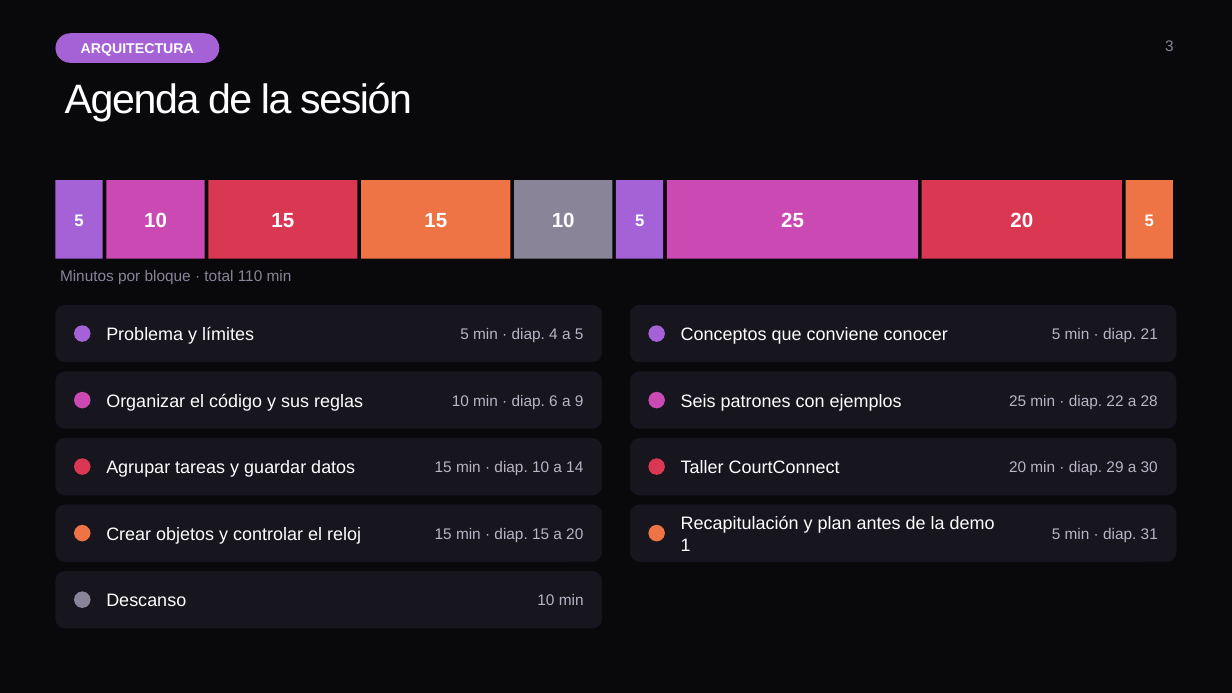
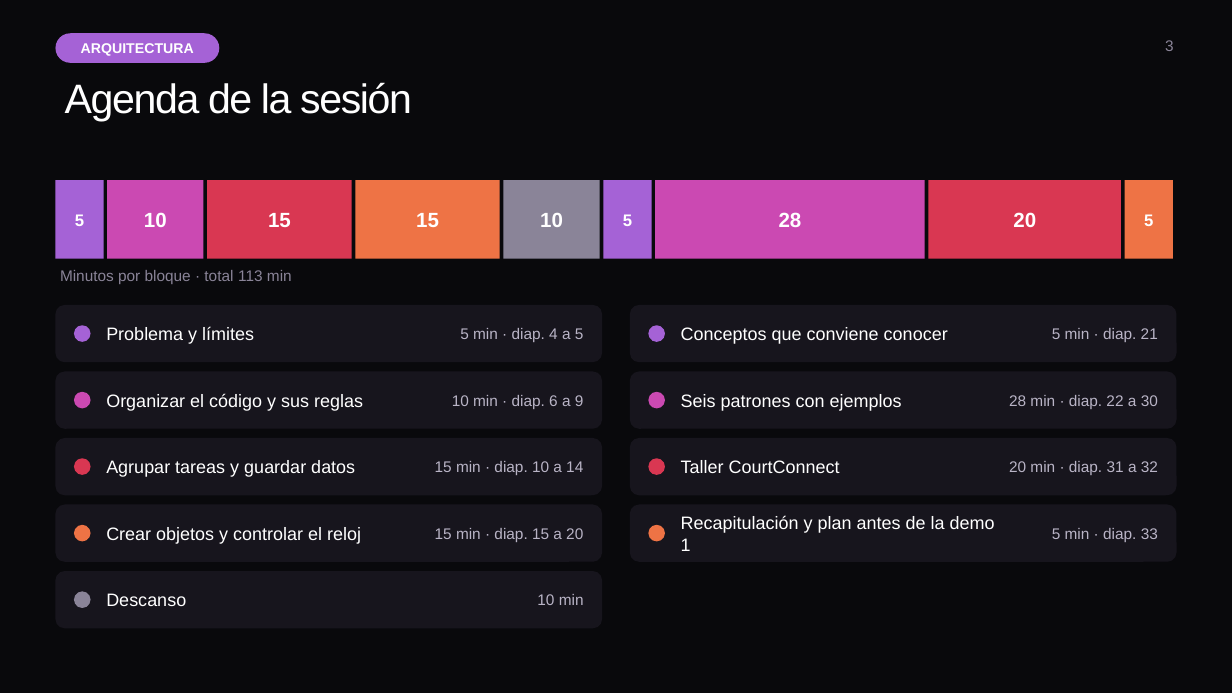
Before and after one commit to ybenzina/formacion-dotnet-junior, a slide deck: slide 3 of docs/masterclasses/masterclass-architecture.pptx. Drawn at 1232x693 pixels with LibreOffice and Linux fonts; fonts in the diff are those of the drawing. Boxes give left, top, right and bottom in pixels: in the first picture for what was removed or moved away, otherwise in the second. Text is boxed around its words. In the diff, an @@ line names an element or a change of style, - is before the commit and + after.

```diff
--- a/docs/masterclasses/masterclass-architecture.pptx
+++ b/docs/masterclasses/masterclass-architecture.pptx
@@ rectangle "15": place and size @@
-rectangle "15" at [208, 180, 357, 259]
+rectangle "15" at [207, 180, 351, 259]
@@ rectangle "15": place and size @@
-rectangle "15" at [361, 180, 510, 259]
+rectangle "15" at [355, 180, 499, 259]
@@ rectangle "10": place and size @@
-rectangle "10" at [514, 180, 612, 259]
+rectangle "10" at [504, 180, 600, 259]
@@ rectangle "5": place and size @@
-rectangle "5" at [616, 180, 664, 259]
+rectangle "5" at [604, 180, 652, 259]
@@ rectangle "28": place and size @@
-rectangle "28" at [667, 180, 919, 259]
+rectangle "28" at [655, 180, 925, 259]
@@ rectangle "20": place and size @@
-rectangle "20" at [921, 180, 1122, 259]
+rectangle "20" at [929, 180, 1121, 259]
@@ text in rectangle at [779, 212, 802, 227]: text changed @@
-25
+28
@@ text at [60, 270, 292, 284]: text changed @@
-Minutos por bloque · total 110 min
+Minutos por bloque · total 113 min
@@ text at [1009, 395, 1158, 409]: text changed @@
-25 min · diap. 22 a 28
+28 min · diap. 22 a 30
@@ text at [1009, 461, 1158, 475]: text changed @@
-20 min · diap. 29 a 30
+20 min · diap. 31 a 32
@@ text at [1052, 528, 1158, 542]: text changed @@
-5 min · diap. 31
+5 min · diap. 33
```
Also in this commit, not shown: 7 other slides changed, 3 slides added.
